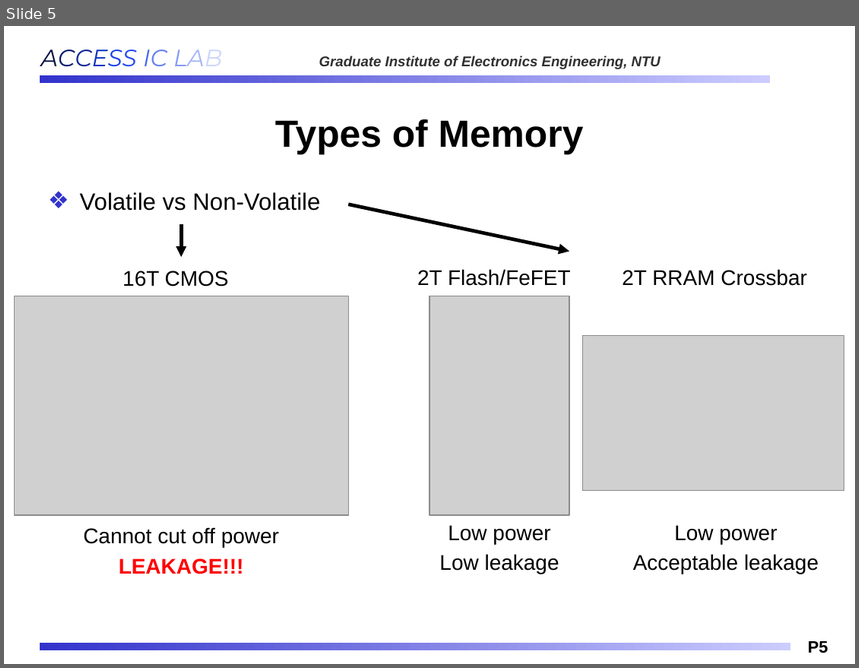
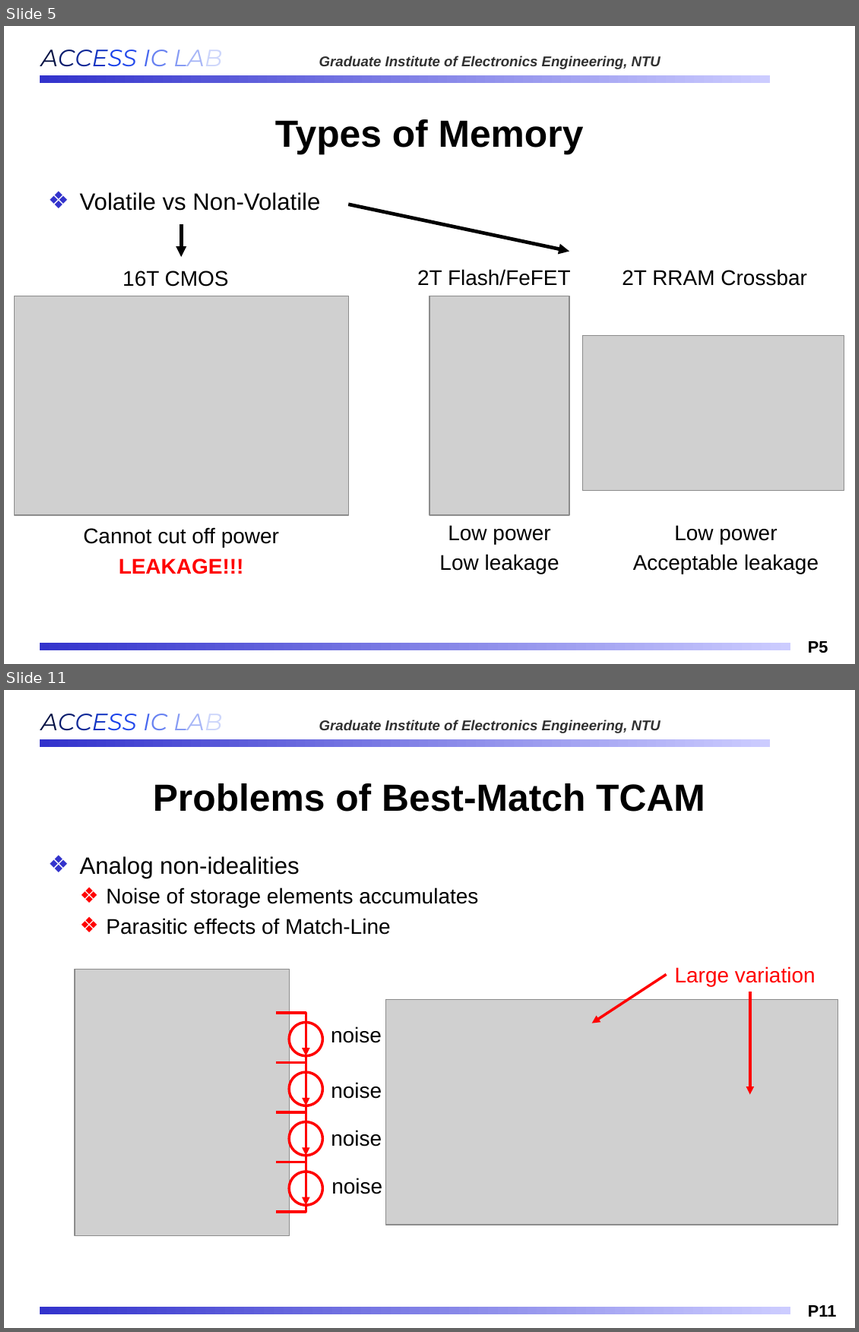
Before and after one commit to Oniontow/AndyWu_Project, a slide deck: IMS_NEW.pptx. Shown one above the other, each under a label of ours: slide 5 before the commit, slides 5 and 11 after it; the slides between them are not shown. The pictures are 859x668 and 859x1332 pixels, drawn with LibreOffice and Linux fonts; fonts in the diff are those of the drawing; grey boxes stand for pictures; background and template pictures are left out. Boxes give left, top, right and bottom in pixels: in the first picture for what was removed or moved away, otherwise in the second. Text is boxed around its words. In the diff, an @@ line names an element or a change of style, - is before the commit and + after.

```diff
--- a/IMS_NEW.pptx
+++ b/IMS_NEW.pptx
@@ slide 11 added at (4,690,855,1328), background #FFFFFF; not listed: 4 template elements that a slide beside it also shows @@
@@ title added at (153,783,705,812), 32 pt, text #000000, bold @@
+Problems of Best-Match TCAM
@@ text added at (80,856,478,935), 18 pt, text #000000 @@
+❖ Analog non-idealities
+  ❖ Noise of storage elements accumulates
+  ❖ Parasitic effects of Match-Line
@@ arrow added from (666, 974) to (592, 1024), #FF0000 2.25 pt @@
@@ text added at (675,967,816,986), 18 pt, text #FF0000 @@
+Large variation
@@ picture added at (386,1000,838,1225) @@
@@ arrow added from (750, 992) to (750, 1095), #FF0000 2.25 pt @@
@@ group added at (75,969,382,1236): 8 elbow lines, 4 ellipses, 4 arrows, 4 texts, 1 picture @@
+noise
+noise
+noise
+noise
```
Also in this commit, not shown: 4 slides changed, 3 other slides added, 2 slides removed.
